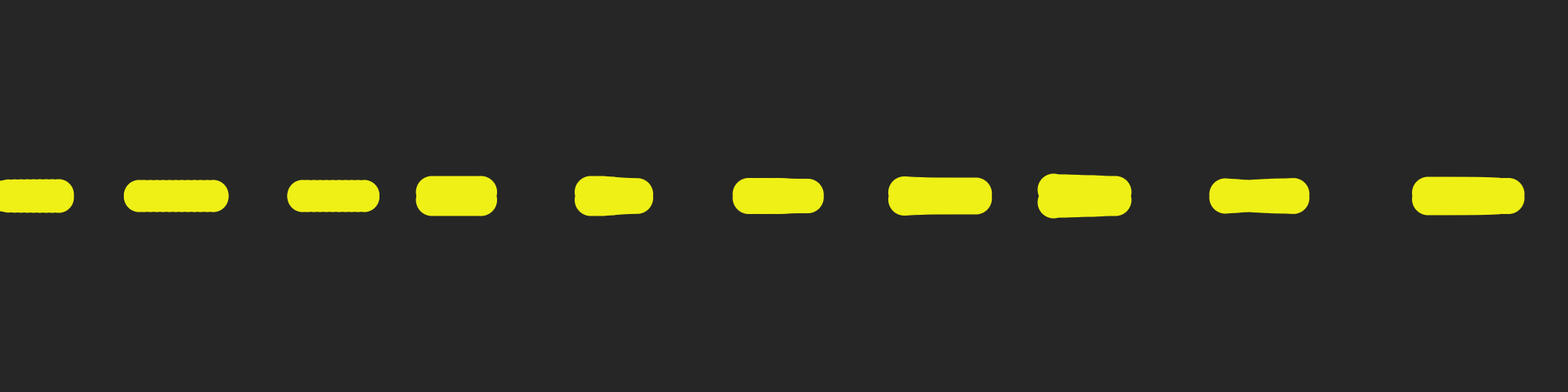
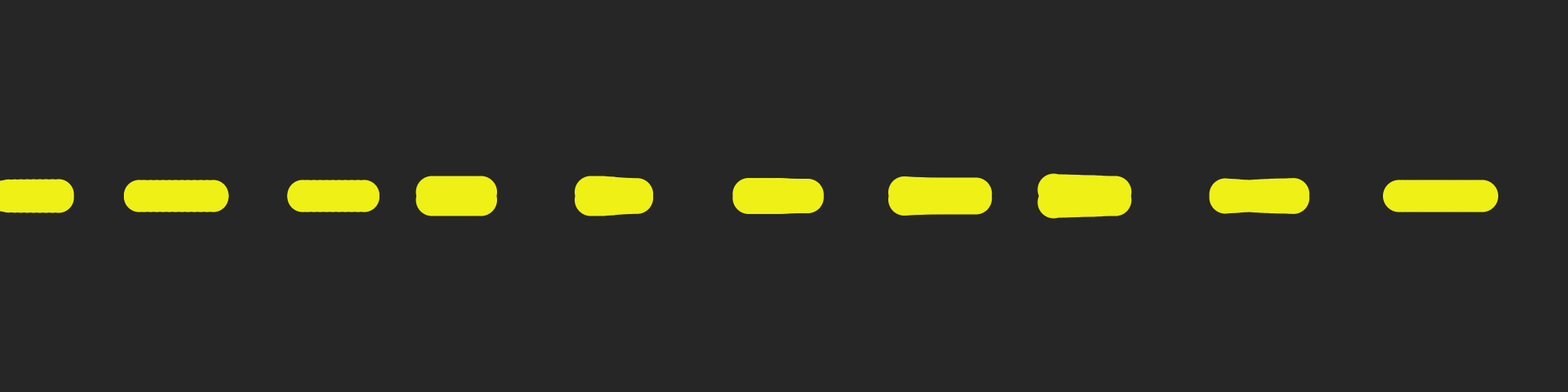
Layered file, before and after one edit (1568 × 392). Changes by layer:
painted on "Paint Layer 1" over (1382, 176, 1525, 216)
